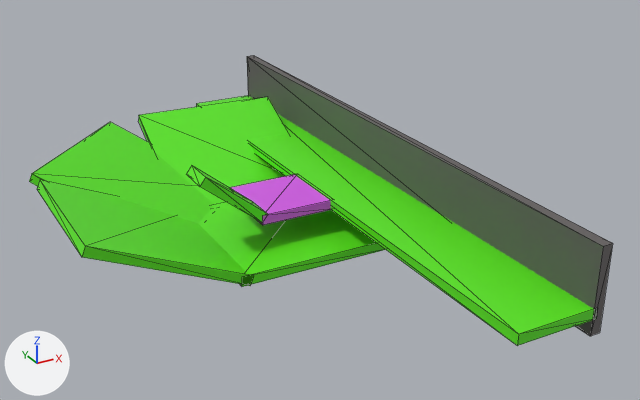
The glTF model assets/Scene.glb, before and after one commit.
One viewpoint serves both versions: a 50 mm camera at (-72.5, -145.6, 71.5) aimed at (4.4, -5.8, 1.7). Every picture has the same lights, and +X, +Y and +Z are marked at lower left. Mesh edges are drawn as thin lines. Where no turn or scale is listed for an object, it has been applied to the vertices.
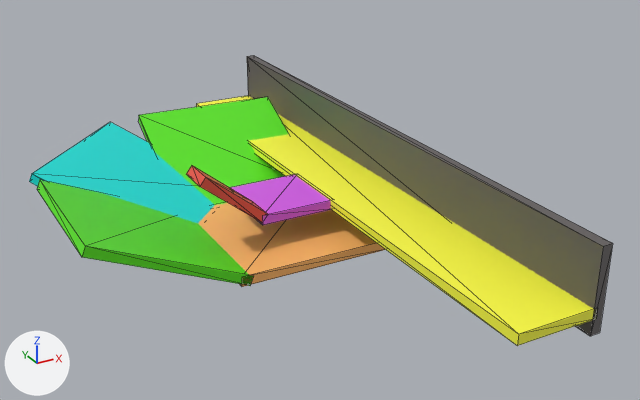
What differs and where, as boxes [x1, y1, x2, y2] in the pictures (640 x 400 px):
'Cube.007', recoloured (green to yellow): [196, 96, 598, 346] in both
'Cube.006', recoloured (green to cyan): [29, 122, 215, 223] in both
'Cube.003', recoloured (green to orange): [198, 203, 386, 287] in both
'Cube.015', recoloured (green to red): [186, 166, 268, 223] in both

Diff of the bpy script that builds the scene:
```diff
--- a/assets/Scene.glb.py
+++ b/assets/Scene.glb.py
@@ mat_material_001 @@
 mat_material_001 = principled_material('Material.001')
-mat_material_001.base_color = (0.103, 0.801, 0.00978)  # green #5ae719
+mat_material_001.base_color = (1.0, 0.464, 0.135)  # orange #ffb567
@@ mat_material_004 @@
 mat_material_004 = principled_material('Material.004')
-mat_material_004.base_color = (0.103, 0.801, 0.00978)  # green #5ae719
+mat_material_004.base_color = (0.0, 0.802, 0.749)  # cyan #00e7e0
@@ mat_material_005 @@
 mat_material_005 = principled_material('Material.005')
-mat_material_005.base_color = (0.103, 0.801, 0.00978)  # green #5ae719
+mat_material_005.base_color = (1.0, 0.998, 0.0531)  # yellow #ffff41
@@ mat_material_006 @@
 mat_material_006 = principled_material('Material.006')
-mat_material_006.base_color = (0.103, 0.801, 0.00978)  # green #5ae719
+mat_material_006.base_color = (0.801, 0.0809, 0.0574)  # red #e75044
```
